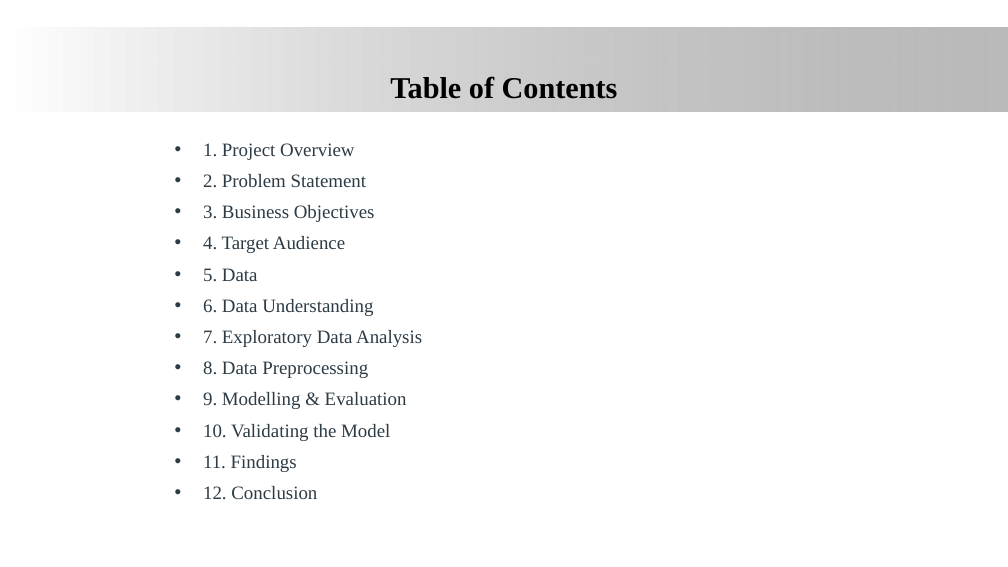
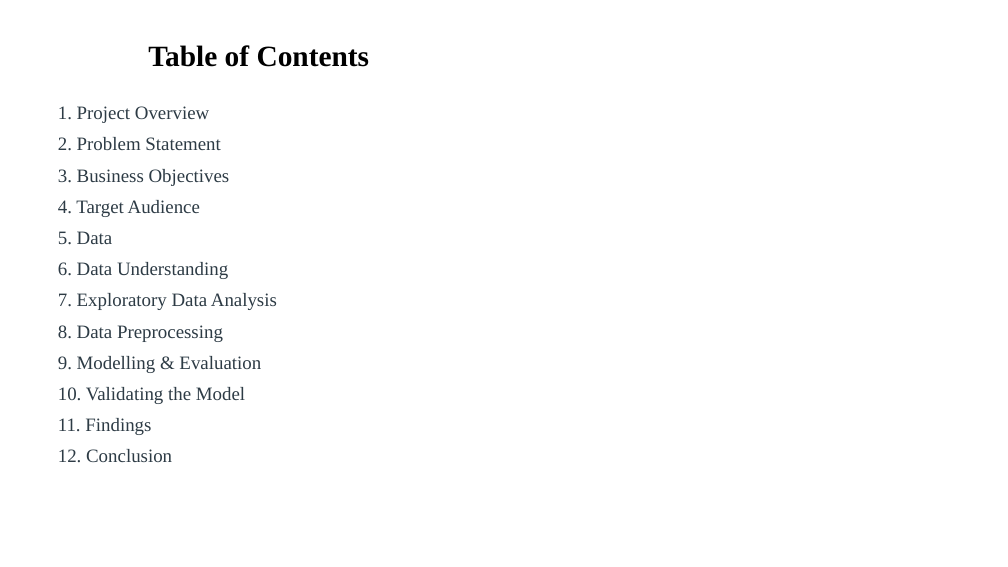
Before and after one commit to James-tech4/JAMES-DSPT08-PHASE-4-PROJECT, a slide deck: slide 3 of presentation.pptx. Drawn at 1008x567 pixels with LibreOffice and Linux fonts; fonts in the diff are those of the drawing; background and template pictures are left out. Boxes give left, top, right and bottom in pixels: in the first picture for what was removed or moved away, otherwise in the second. Text is boxed around its words. In the diff, an @@ line names an element or a change of style, - is before the commit and + after.

```diff
--- a/presentation.pptx
+++ b/presentation.pptx
@@ rectangle removed at (0, 27, 1008, 110) @@
@@ title "Table of Contents": place and size @@
-title "Table of Contents" at (390, 76, 618, 99)
+title "Table of Contents" at (148, 45, 370, 67)
@@ title "Table of Contents" at (148, 45, 370, 67): size 28.8 to 28 pt; alignment centre to left @@
@@ text "1. Project Overview": place and size @@
-text "1. Project Overview" at (203, 143, 422, 499)
+text "1. Project Overview" at (58, 106, 277, 462)
@@ text "1. Project Overview" at (58, 106, 277, 462): bullet • to none @@
```
Also in this commit, not shown: 16 other slides changed, 1 slide removed.
